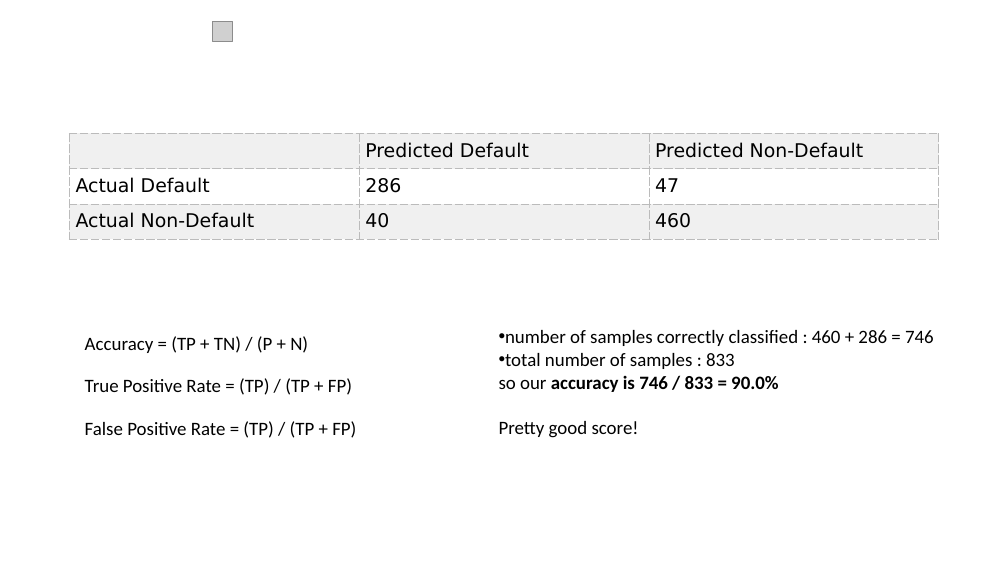
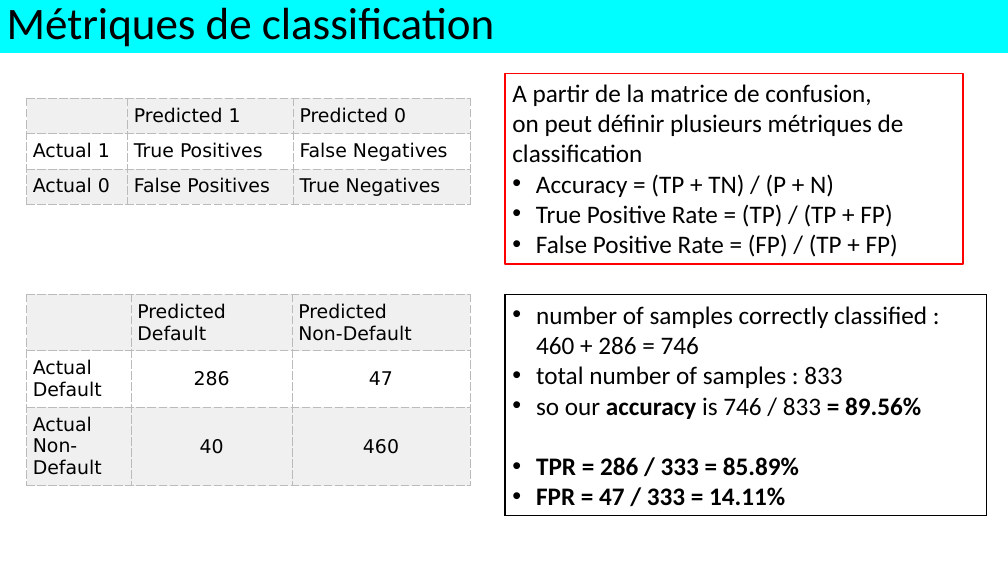
Before and after one commit to alexisperrier/XEmines_DataScience_2020, a slide deck: slide 13 of slides/XEM20_S1D4_Logistic_regression.pptx (slide 14 before the commit). Drawn at 1008x567 pixels with LibreOffice and Linux fonts; fonts in the diff are those of the drawing; grey boxes stand for pictures. Boxes give left, top, right and bottom in pixels: in the first picture for what was removed or moved away, otherwise in the second. Text is boxed around its words. In the diff, an @@ line names an element or a change of style, - is before the commit and + after.

```diff
--- a/slides/XEM20_S1D4_Logistic_regression.pptx
+++ b/slides/XEM20_S1D4_Logistic_regression.pptx
@@ rectangle added at (0, 0, 1008, 53), fill #00FDFF, 42.9 pt, text #000000 @@
+Métriques de classification
@@ picture removed at (213, 21, 233, 41) @@
@@ rectangle added at (505, 73, 963, 264), outline #FF0000 1.5 pt, 24 pt, text #000000 @@
+A partir de la matrice de confusion,
+on peut définir plusieurs métriques de classification
+• Accuracy = (TP + TN) / (P + N)
+• True Positive Rate = (TP) / (TP + FP)
+• False Positive Rate = (FP) / (TP + FP)
@@ table added at (26, 98, 470, 204), 3 rows, 3 columns @@
+ | Predicted 1 | Predicted 0
+Actual 1 | True Positives | False Negatives
+Actual 0 | False Positives | True Negatives
@@ table at (26, 294, 470, 491) @@
@@ alignment left to centre @@
@@ table: place and size @@
-table at (70, 134, 938, 240)
+table at (26, 294, 470, 491)
@@ rectangle "number of samples correctly classified ...": place and size @@
-rectangle "number of samples correctly classified ..." at (499, 330, 934, 438)
+rectangle "number of samples correctly classified ..." at (505, 294, 987, 516)
@@ rectangle "number of samples correctly classified ..." at (505, 294, 987, 516): outline none to #000000 1.5 pt @@
@@ text in rectangle at (536, 306, 927, 388): size 18 to 24 pt in "number of samples correctly classified : 460 ...", "total number of samples : 833"; indent changed @@
@@ text removed at (85, 336, 308, 353) @@
-Accuracy = (TP + TN) / (P + N)
@@ text removed at (85, 378, 352, 395) @@
-True Positive Rate = (TP) / (TP + FP)
@@ text in rectangle at (536, 397, 921, 506): text changed; size 18 to 24 pt @@
-so our accuracy is 746 / 833 = 90.0%
-Pretty good score!
+• so our accuracy is 746 / 833 = 89.56%
+• TPR = 286 / 333 = 85.89%
+• FPR = 47 / 333 = 14.11%
@@ text removed at (85, 421, 356, 438) @@
-False Positive Rate = (TP) / (TP + FP)
```
Also in this commit, not shown: 19 other slides changed, 16 slides added, 3 slides removed, 10 other files.
